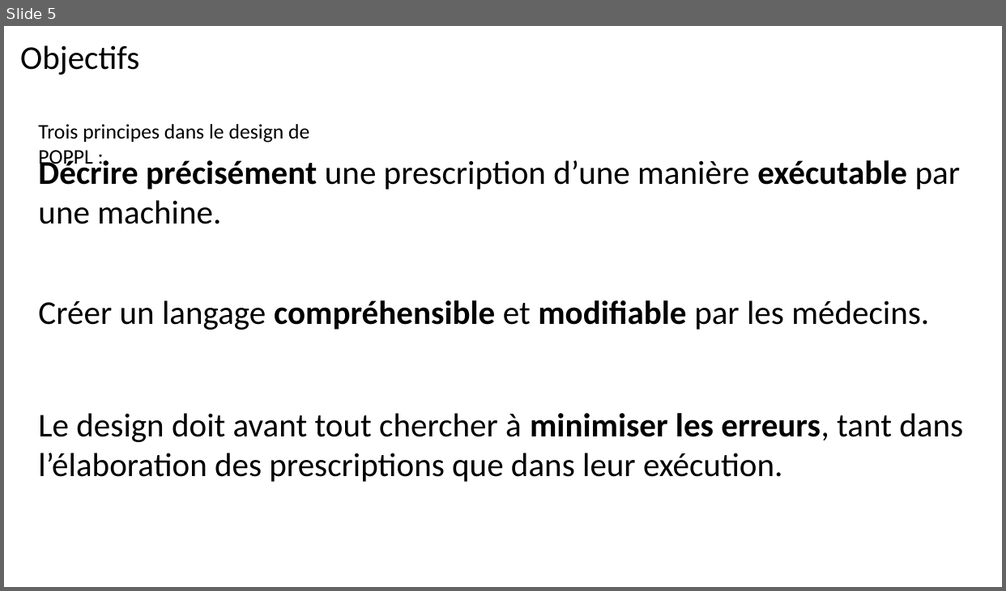
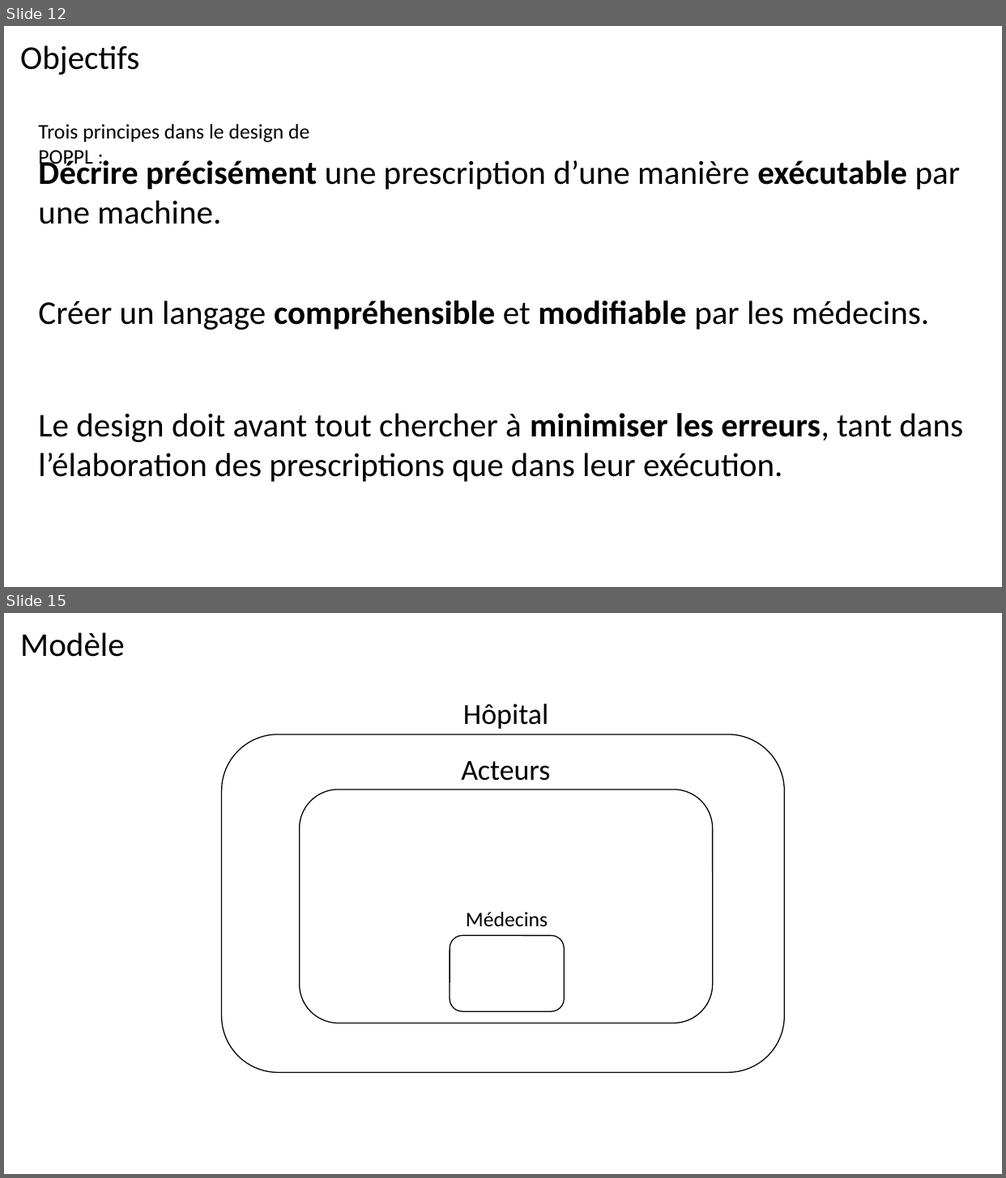
Before and after one commit to nicoszpako/POPPL, a slide deck: POP-PL.pptm. Shown one above the other, each under a label of ours: slide 5 before the commit, slides 12 and 15 after it; the slides between them are not shown. The pictures are 1006x591 and 1006x1178 pixels, drawn with LibreOffice and Linux fonts; fonts in the diff are those of the drawing. Boxes give left, top, right and bottom in pixels: in the first picture for what was removed or moved away, otherwise in the second. Text is boxed around its words. In the diff, an @@ line names an element or a change of style, - is before the commit and + after.

```diff
--- a/POP-PL.pptm
+++ b/POP-PL.pptm
@@ slide 15 added at bbox=[4, 613, 1002, 1174], background #FFFFFF @@
@@ text added at bbox=[20, 632, 125, 657], 32 pt, text #000000 @@
+Modèle
@@ text added at bbox=[463, 704, 548, 729], 28 pt, text #000000 @@
+Hôpital
@@ rounded rectangle added at bbox=[222, 735, 785, 1072], outline #000000 1 pt @@
@@ text added at bbox=[461, 761, 550, 781], 28 pt, text #000000 @@
+Acteurs
@@ rounded rectangle added at bbox=[300, 790, 713, 1023], outline #000000 1 pt @@
@@ text added at bbox=[466, 912, 548, 926], 20 pt, text #000000 @@
+Médecins
@@ rounded rectangle added at bbox=[450, 935, 564, 1012], outline #000000 1 pt @@
@@ what was slide 5 is now slide 12 @@
```
Also in this commit, not shown: 3 slides changed, 36 other slides added, 34 other files.
